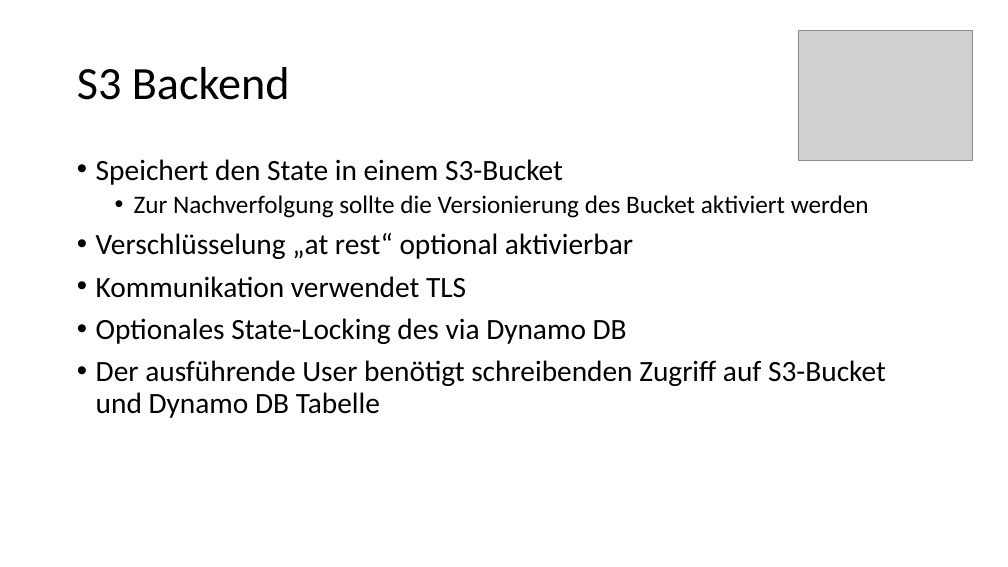
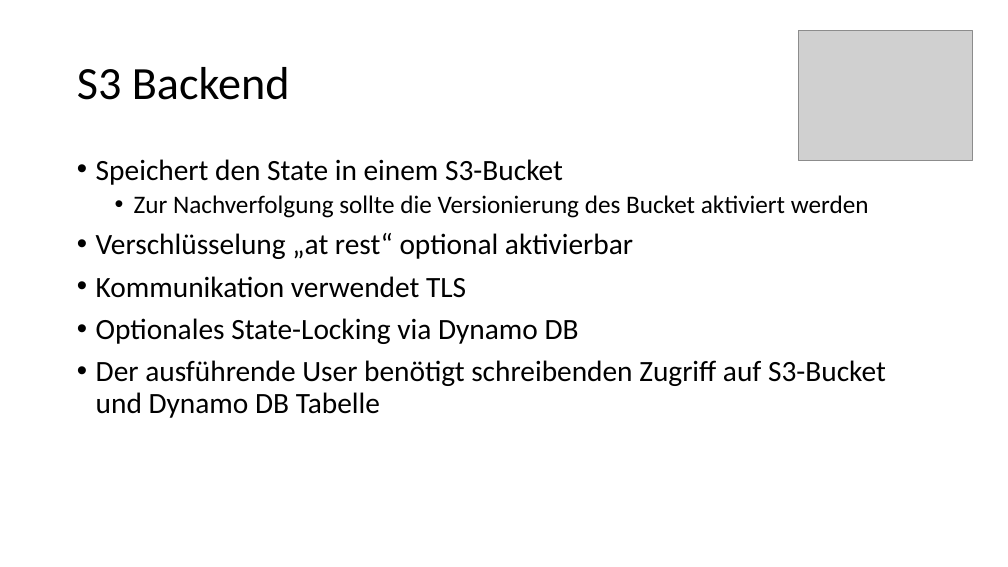
Before and after one commit to djakielski/terraform-schulung, a slide deck: slide 6 of Modul_07_TF_Backends/Backends.pptx. Drawn at 1008x567 pixels with LibreOffice and Linux fonts; fonts in the diff are those of the drawing; grey boxes stand for pictures. Boxes give left, top, right and bottom in pixels: in the first picture for what was removed or moved away, otherwise in the second. Text is boxed around its words. In the diff, an @@ line names an element or a change of style, - is before the commit and + after.

Commit message:
fix typos in presentation refactoring autoscaling

```diff
--- a/Modul_07_TF_Backends/Backends.pptx
+++ b/Modul_07_TF_Backends/Backends.pptx
@@ text at (96, 318, 579, 344): text changed @@
-• Optionales State-Locking des via Dynamo DB
+• Optionales State-Locking via Dynamo DB
```
Also in this commit, not shown: 12 other files.
